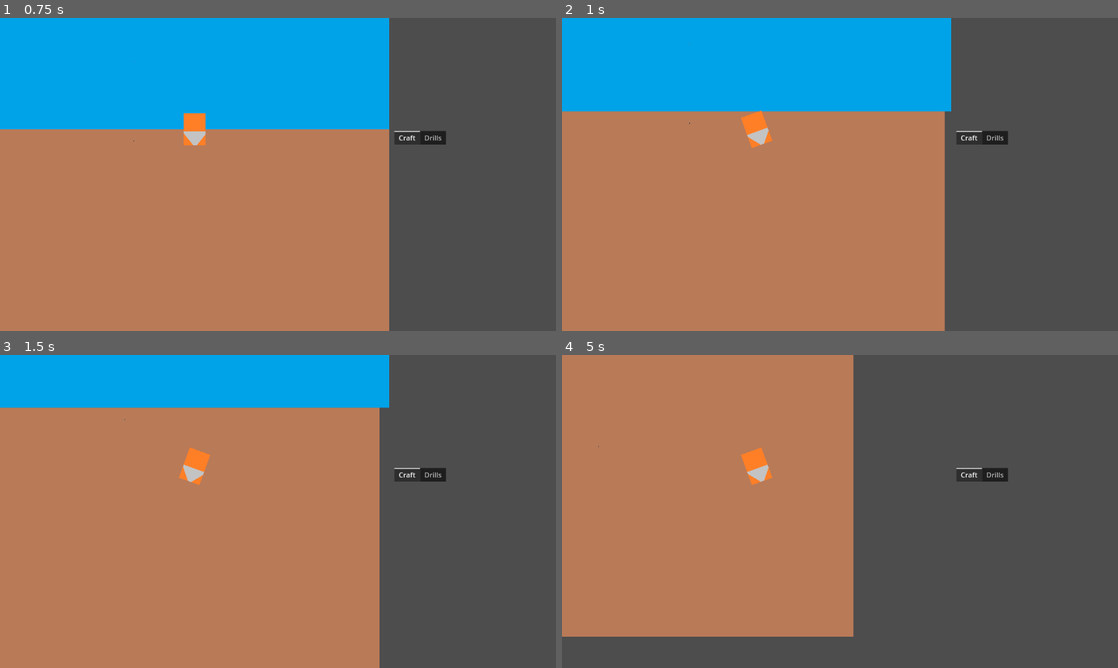
Above: before the commit, frames 1-4 (two rows, left to right).
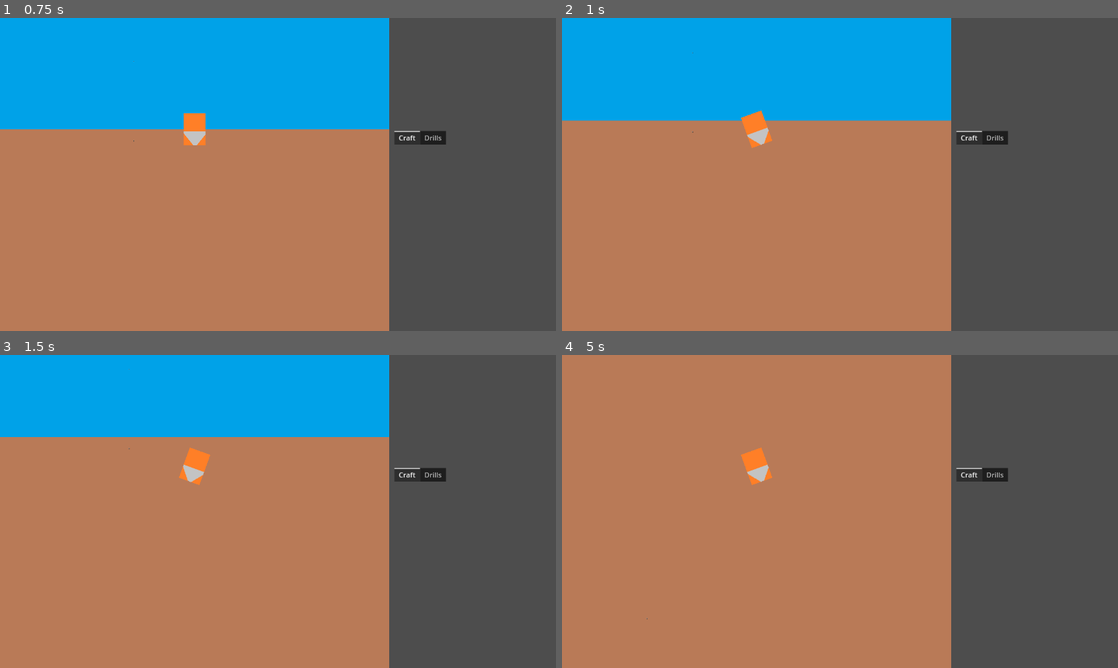
Above: after the commit, the same moments.

Repository: aNotSoCleverName/mechanicore
Game: Godot game, scene res://Main.tscn
The game is run twice, just before and just after one commit, with the same random seed, the same clock (stepped at 60 frames per second) and the same inputs.
Inputs:
- Up to frame 1 (0.75 s): tap Enter at 0.5 s; hold D from 0.53 s (still down)
- Up to frame 2 (1 s): keep holding D; tap Space at 0.77 s
- Up to frame 3 (1.5 s): release D at 1.28 s; hold A from 1.28 s (still down)
- Up to frame 4 (5 s): tap Space at 1.52, 3.02, 3.77, 4.52 s; release A at 2.03 s; hold D 2.03-3.53 s; hold A from 3.53 s (still down)

Frame 1 is identical in both runs. In frame 2, 2.9% of the frame differs, in the area x 0-70%, y 8-100%; in frame 3, 8.0%; in frame 4, 23%, in the area x 0-70%, y 0-100%.

Commit message:
Parallax Background.tscn: Fixed bug where parallax background stopped repeating

Diff:
--- a/Parallax Background.tscn
+++ b/Parallax Background.tscn
@@ -5,17 +5,16 @@
 [ext_resource type="Texture2D" uid="uid://dy1ic5h5exy3f" path="res://Endless Run/Placeholder - BG - Sky.png" id="3_0crnc"]
 
 [node name="ParallaxBackground" type="ParallaxBackground"]
-follow_viewport_enabled = true
 
 [node name="Dirt Dark" type="ParallaxLayer" parent="."]
-motion_mirroring = Vector2(0, 720)
+motion_mirroring = Vector2(896, 720)
 
 [node name="Sprite2D" type="Sprite2D" parent="Dirt Dark"]
 texture = ExtResource("1_kiol2")
 centered = false
 
 [node name="Dirt Light" type="ParallaxLayer" parent="."]
-motion_mirroring = Vector2(0, 720)
+motion_mirroring = Vector2(896, 720)
 
 [node name="Sprite2D" type="Sprite2D" parent="Dirt Light"]
 texture = ExtResource("2_y7bbx")
